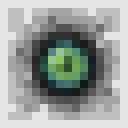
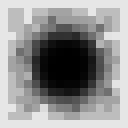
The second 128×128 image is a revision of the first. Changes to its layers:
hid "Pasted Layer copy" over [40, 40, 96, 96]
